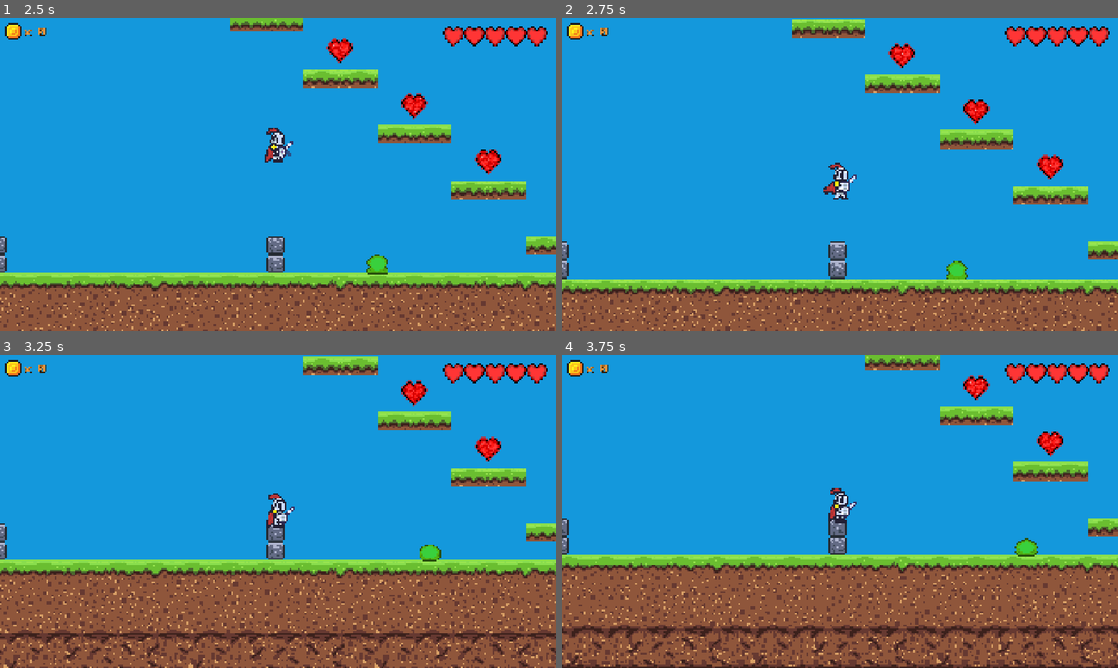
Above: before the commit, frames 1-4 (two rows, left to right).
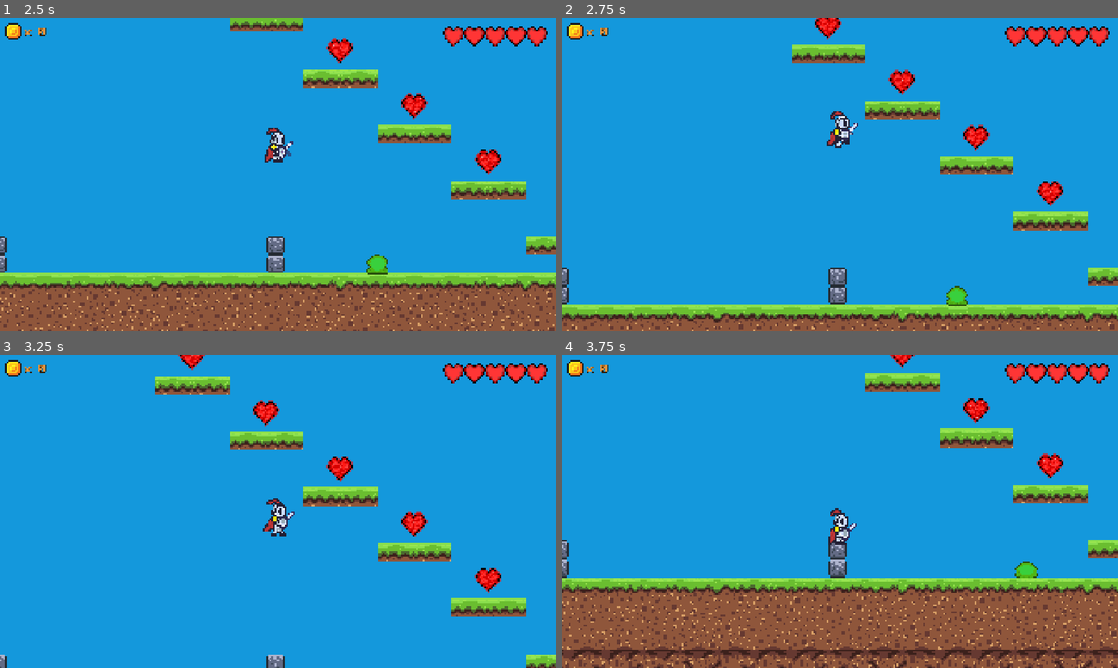
Above: after the commit, the same moments.

Repository: MarcusFDev/2d-action-rpg
Game: Godot game, scene res://scenes/ui/main_menu.tscn
Same seed, same stepped clock (60 frames per second), same inputs: the game is played once before the commit and once after it. The engine's default icon, where the game draws it, is replaced by a stand-in: a white triangle on a blue panel in a dark square.
Inputs (mouse positions are in pixels of both pictures, inside the frame that each line leads up to):
- Up to frame 1 (2.5 s): click "Play" at 0.5 s; click "Developer Playground" at 1.25 s; tap Enter at 2 s; move the mouse to (400, 158) at 2.02 s; hold Up (ui_up) from 2.03 s (still down); tap Space (jump) at 2.1, 2.27 s; click (400, 158) at 2.17 s
- Up to frame 2 (2.75 s): keep holding Up (ui_up); tap Space (jump) at 2.57 s
- Up to frame 3 (3.25 s): release Up (ui_up) at 2.75 s; drag from (166, 527) to (411, 445) at 2.77 s
- Up to frame 4 (3.75 s): move the mouse to (895, 442) at 3.52 s; hold A (move_left) from 3.53 s (still down); tap O at 3.6 s

Frame 1 is identical in both runs. In frame 2, 23% of the frame differs, in the area x 0-100%, y 0-100%; in frame 3, 43%; in frame 4, 30%.

Commit message:
Change: JumpComponent export values for new feature.

Diff:
--- a/game/scenes/enemies/slime.tscn
+++ b/game/scenes/enemies/slime.tscn
@@ -477,12 +477,14 @@
 [node name="JumpComponent" type="Node" parent="Components"]
 script = ExtResource("14_84gbg")
 actor_path = NodePath("../..")
+ground_check_path = NodePath("../GroundCheckComponent")
 jump_time = 0.4
 jump_height = 50.0
 jump_height_offset = true
 export_enable_jump_cooldown = true
 export_jump_cooldown = 0.5
 export_enable_multi_jump = true
+export_jump_count = 5
 metadata/_custom_type_script = "uid://dr7fn1f0pllf6"
 
 [node name="MovementComponent" type="Node" parent="Components"]
--- a/game/scenes/player/player.tscn
+++ b/game/scenes/player/player.tscn
@@ -453,10 +453,13 @@
 [node name="JumpComponent" type="Node" parent="Components"]
 script = ExtResource("13_yj68g")
 actor_path = NodePath("../..")
+ground_check_path = NodePath("../GroundCheckComponent")
 jump_time = 0.4
 jump_height = 70.0
+export_jump_cooldown = 1.0
 export_enable_multi_jump = true
 export_jump_count = 1
+export_recharge_time = 4.0
 
 [node name="MovementComponent" type="Node" parent="Components"]
 script = ExtResource("14_ioxgp")
